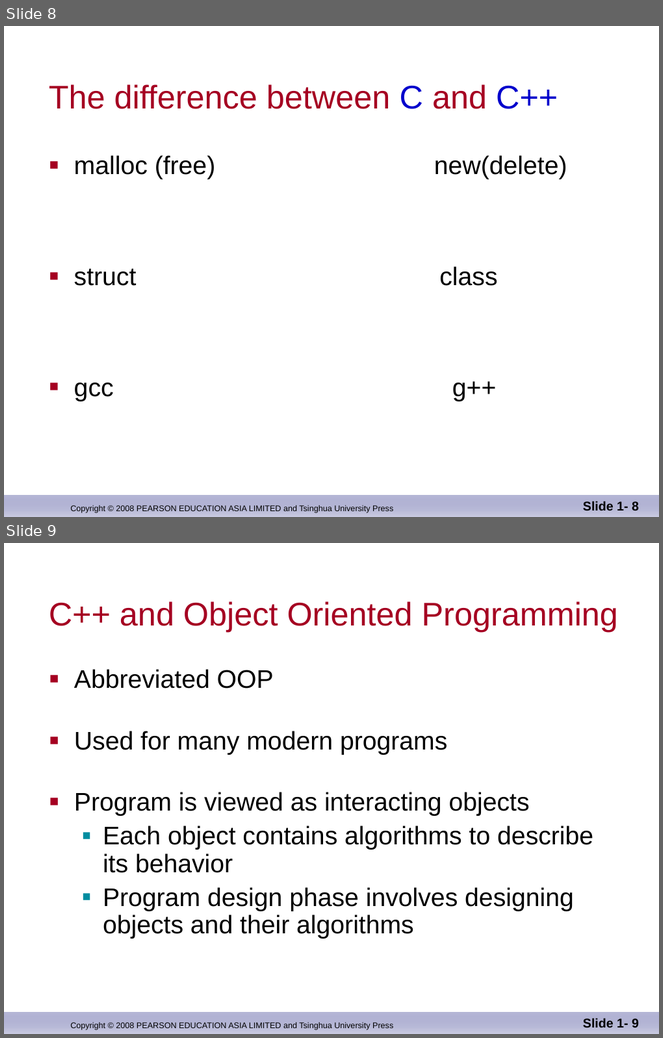
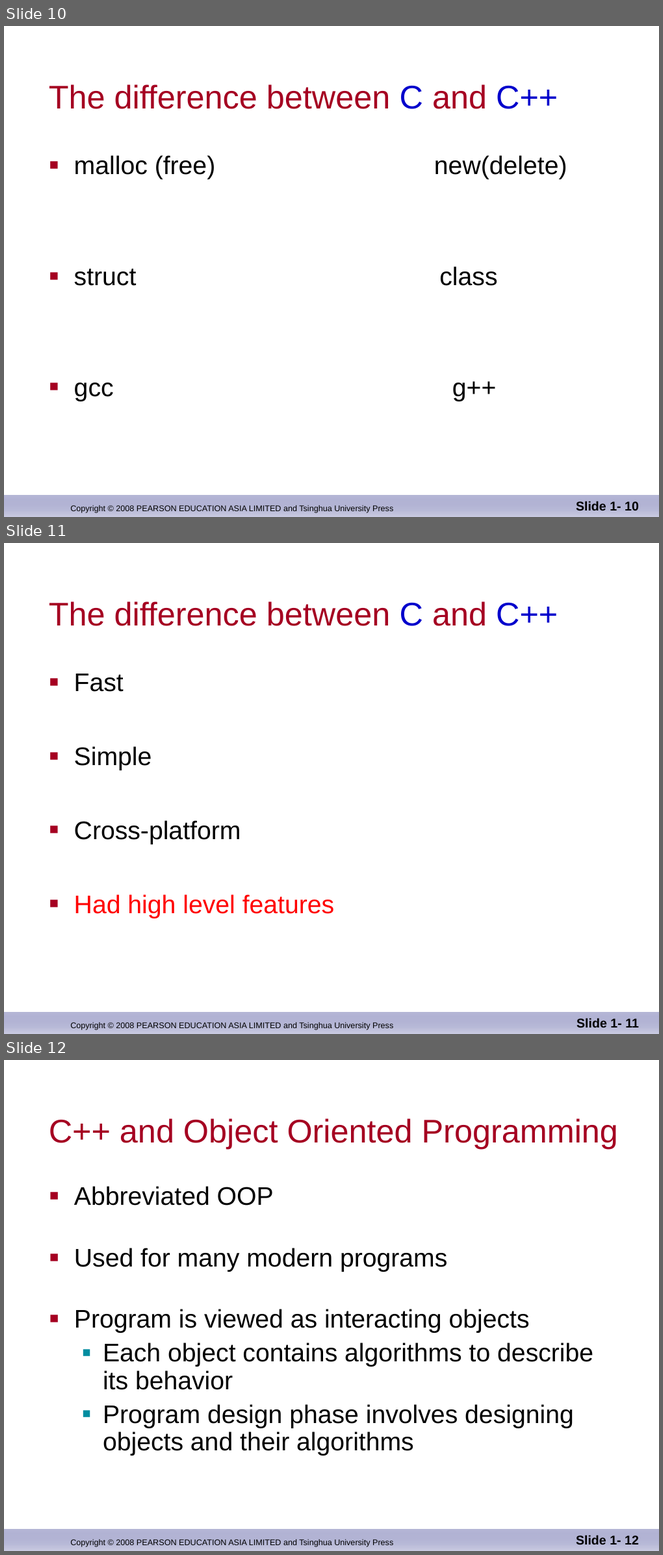
Before and after one commit to djuanbei/CPLUSPLUS, a slide deck: ppt/ch_01.ppt. Shown one above the other, each under a label of ours: slides 8 and 9 before the commit, slides 10, 11 and 12 after it. The pictures are 663x1038 and 663x1555 pixels, drawn with LibreOffice and Linux fonts; fonts in the diff are those of the drawing; background and template pictures are left out. Boxes give left, top, right and bottom in pixels: in the first picture for what was removed or moved away, otherwise in the second. Text is boxed around its words. In the diff, an @@ line names an element or a change of style, - is before the commit and + after.

```diff
--- a/ppt/ch_01.ppt
+++ b/ppt/ch_01.ppt
@@ slide 11 added at bbox=[4, 543, 659, 1034], background #FFFFFF; not listed: 2 template elements that a slide beside it also shows @@
@@ title added at bbox=[49, 601, 558, 626], 36 pt, text #A50021 @@
+The difference between C and C++
@@ text added at bbox=[74, 674, 334, 919], 28 pt, text #000000 @@
+■ Fast
+■ Simple
+■ Cross-platform
+■ Had high level features
@@ page number added at bbox=[577, 1018, 639, 1028], 14 pt, text #000000, bold @@
+Slide 1- 11
@@ what was slide 8 is now slide 10 @@
@@ page number at bbox=[576, 501, 639, 511]: text changed @@
-Slide 1- 8
+Slide 1- 10
@@ what was slide 9 is now slide 12 @@
@@ page number at bbox=[576, 1535, 639, 1545]: text changed @@
-Slide 1- 9
+Slide 1- 12
```
Also in this commit, not shown: 3 other slides added, 1 slide removed.
